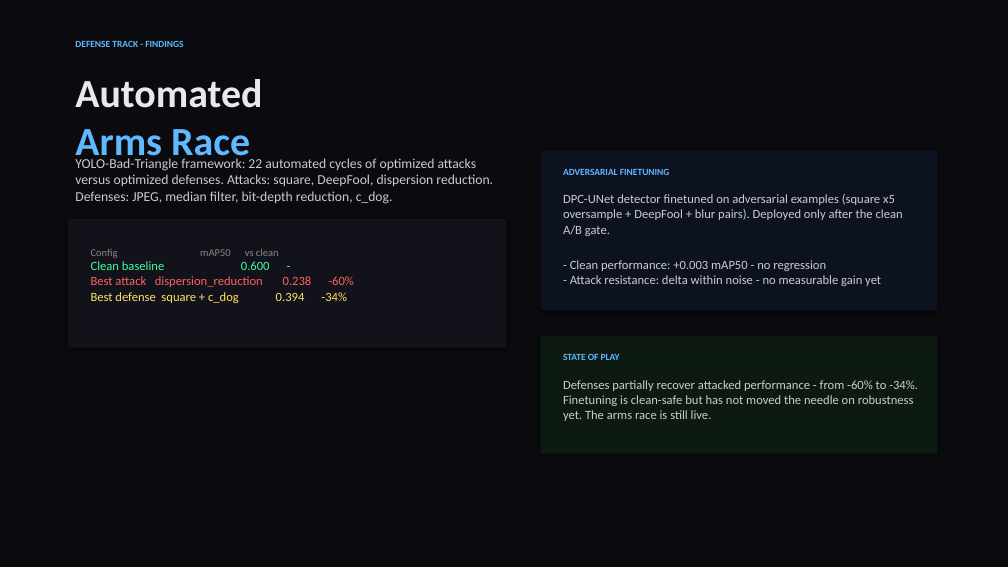
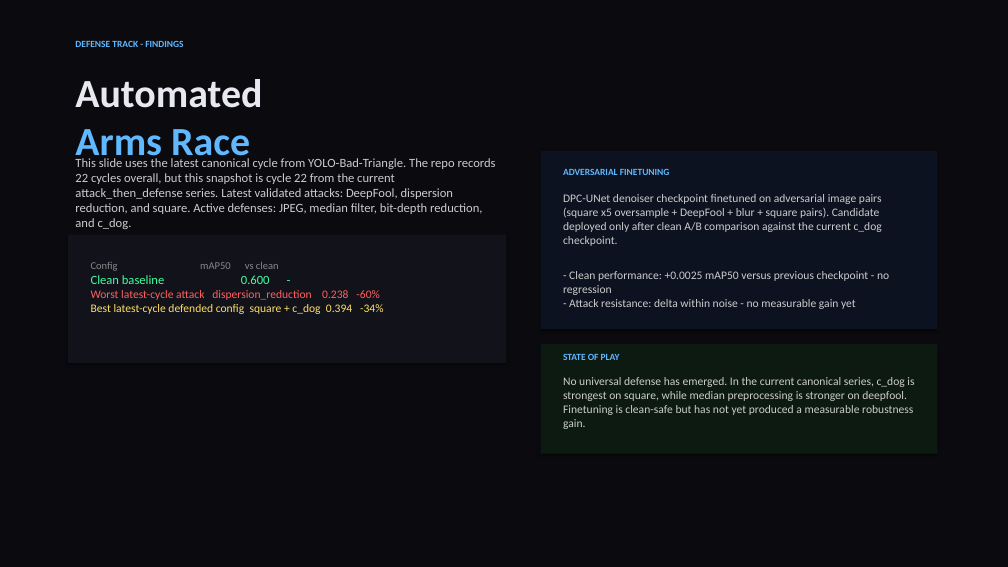
Before and after one commit to Cmaddock99/Patch_Yolo, a slide deck: slide 7 of presentation.pptx. Drawn at 1008x567 pixels with LibreOffice and Linux fonts; fonts in the diff are those of the drawing. Boxes give left, top, right and bottom in pixels: in the first picture for what was removed or moved away, otherwise in the second. Text is boxed around its words. In the diff, an @@ line names an element or a change of style, - is before the commit and + after.

```diff
--- a/presentation.pptx
+++ b/presentation.pptx
@@ text at [75,158,496,229]: text changed; size 13 to 12 pt @@
-YOLO-Bad-Triangle framework: 22 automated cycles of optimized attacks versus optimized defenses. Attacks: square, DeepFool, dispersion reduction. Defenses: JPEG, median filter, bit-depth reduction, c_dog.
+This slide uses the latest canonical cycle from YOLO-Bad-Triangle. The repo records 22 cycles overall, but this snapshot is cycle 22 from the current attack_then_defense series. Latest validated attacks: DeepFool, dispersion reduction, and square. Active defenses: JPEG, median filter, bit-depth reduction, and c_dog.
@@ rectangle: place and size @@
-rectangle at [541,151,938,310]
+rectangle at [541,151,938,329]
@@ text at [563,194,882,246]: text changed; size 12 to 11 pt @@
-DPC-UNet detector finetuned on adversarial examples (square x5 oversample + DeepFool + blur pairs). Deployed only after the clean A/B gate.
+DPC-UNet denoiser checkpoint finetuned on adversarial image pairs (square x5 oversample + DeepFool + blur + square pairs). Candidate deployed only after clean A/B comparison against the current c_dog checkpoint.
@@ rectangle: place and size @@
-rectangle at [68,219,507,348]
+rectangle at [68,234,507,363]
@@ text "Config mAP50 vs clean": place and size @@
-text "Config mAP50 vs clean" at [91,249,354,303]
+text "Config mAP50 vs clean" at [91,262,384,314]
@@ text "- Clean performance: +0.0025 mAP50 ...": place and size @@
-text "- Clean performance: +0.0025 mAP50 ..." at [570,260,881,286]
+text "- Clean performance: +0.0025 mAP50 ..." at [563,271,889,309]
@@ text at [91,290,384,314]: text changed; size 12 to 11 pt @@
-Best attack dispersion_reduction 0.238 -60%
-Best defense square + c_dog 0.394 -34%
+Worst latest-cycle attack dispersion_reduction 0.238 -60%
+Best latest-cycle defended config square + c_dog 0.394 -34%
@@ text at [563,271,889,295]: text changed; size 12 to 11 pt @@
-- Clean performance: +0.003 mAP50 - no regression
+- Clean performance: +0.0025 mAP50 versus previous checkpoint - no regression
@@ text at [569,299,856,309]: size 12 to 11 pt in "- Attack resistance: delta within noise - ..." @@
@@ rectangle: place and size @@
-rectangle at [541,337,938,454]
+rectangle at [541,344,938,454]
@@ text at [563,377,914,429]: text changed; size 12 to 11 pt @@
-Defenses partially recover attacked performance - from -60% to -34%. Finetuning is clean-safe but has not moved the needle on robustness yet. The arms race is still live.
+No universal defense has emerged. In the current canonical series, c_dog is strongest on square, while median preprocessing is stronger on deepfool. Finetuning is clean-safe but has not yet produced a measurable robustness gain.
```
Also in this commit, not shown: 7 other slides changed, 5 other files.
